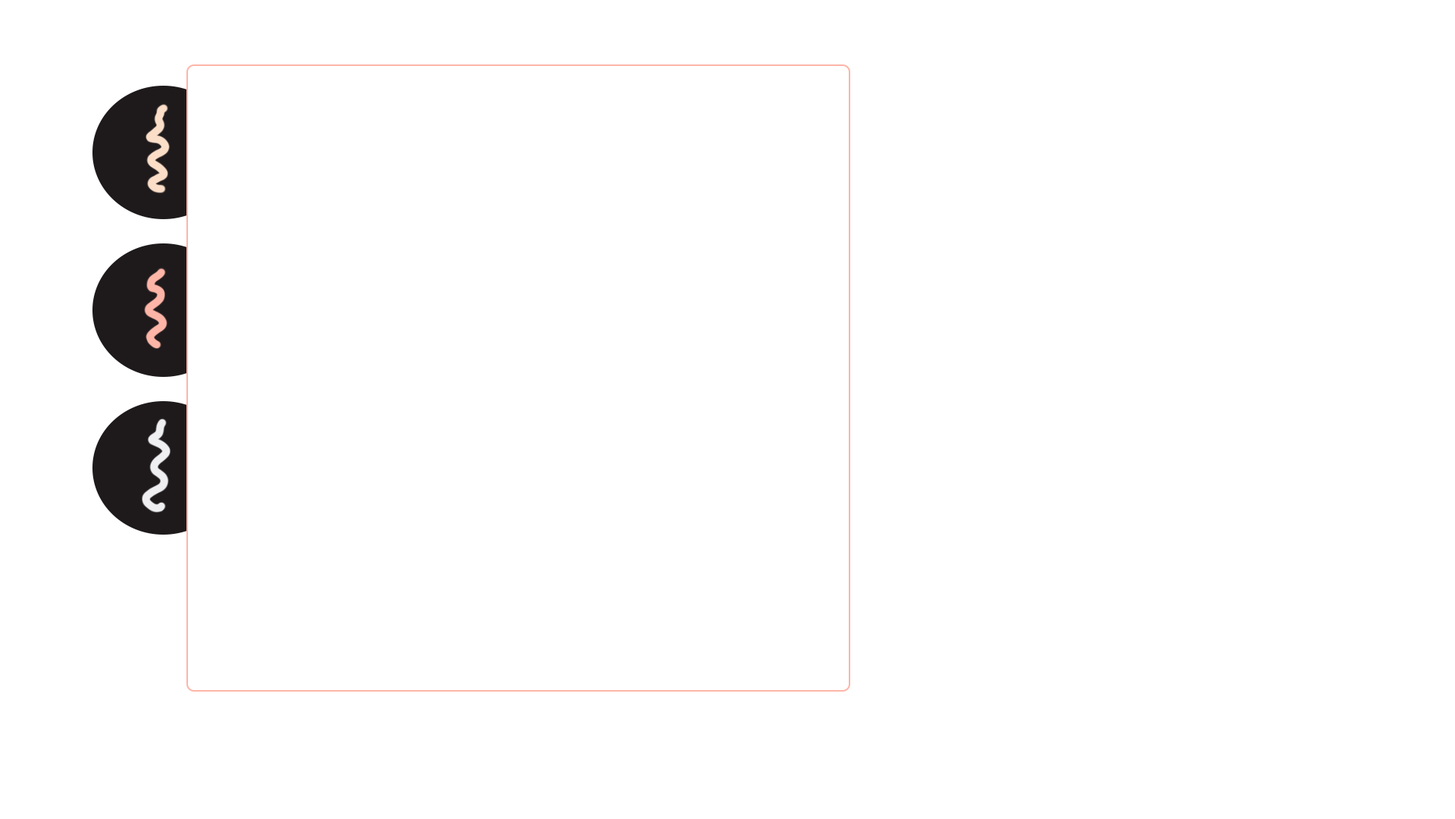
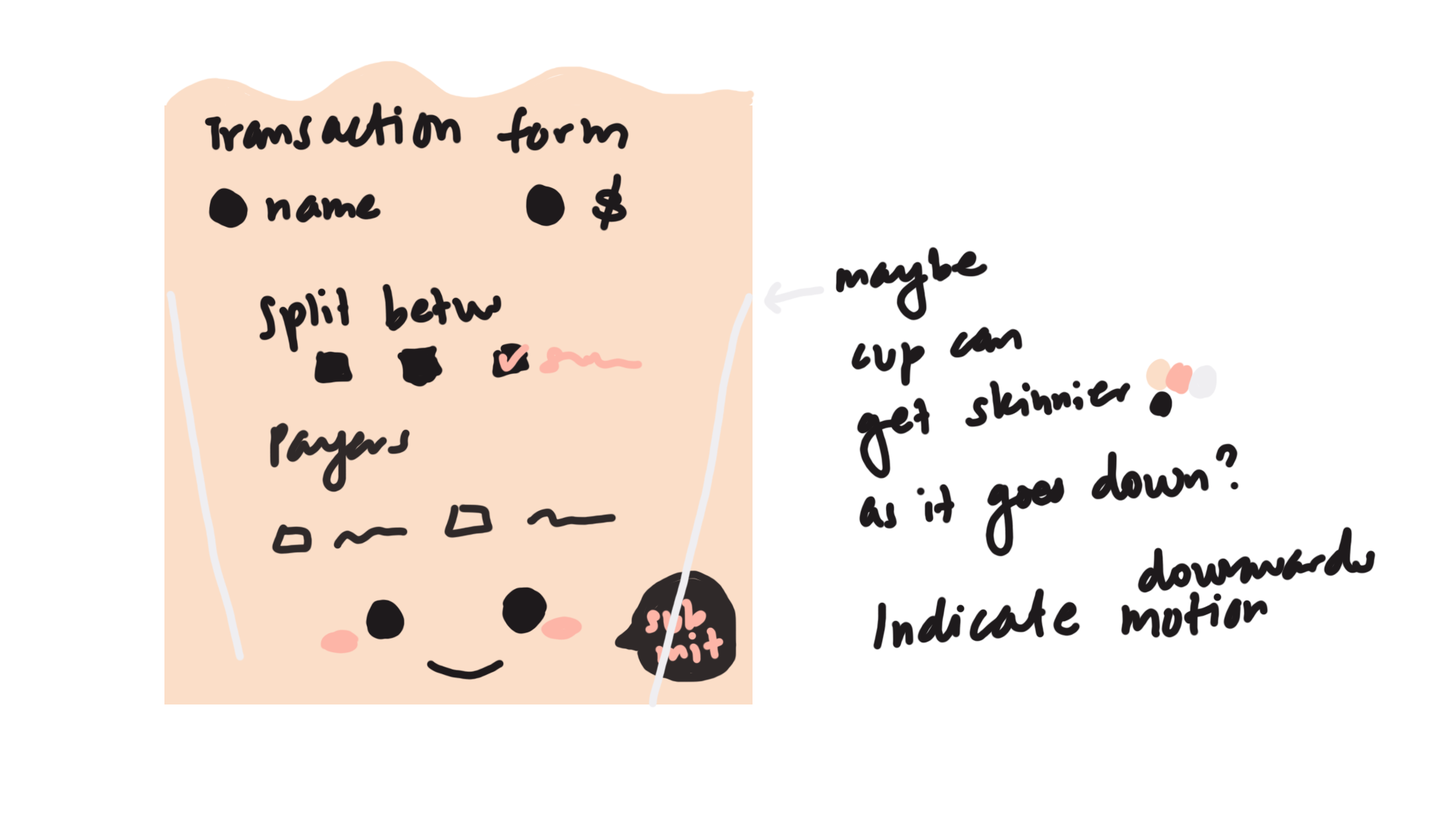
Revision of a layered 1455×819 image; what changed, layer by layer:
added layer "Layer 2" in group "Group 2" over [164, 60, 1377, 708]
added layer "Rectangle 1" in group "Group 2" over [119, 60, 799, 708]
hid group "background" (1st of 2) (5 layers) over [92, 64, 851, 692]
painted on "boba 1" over [178, 87, 229, 218]
